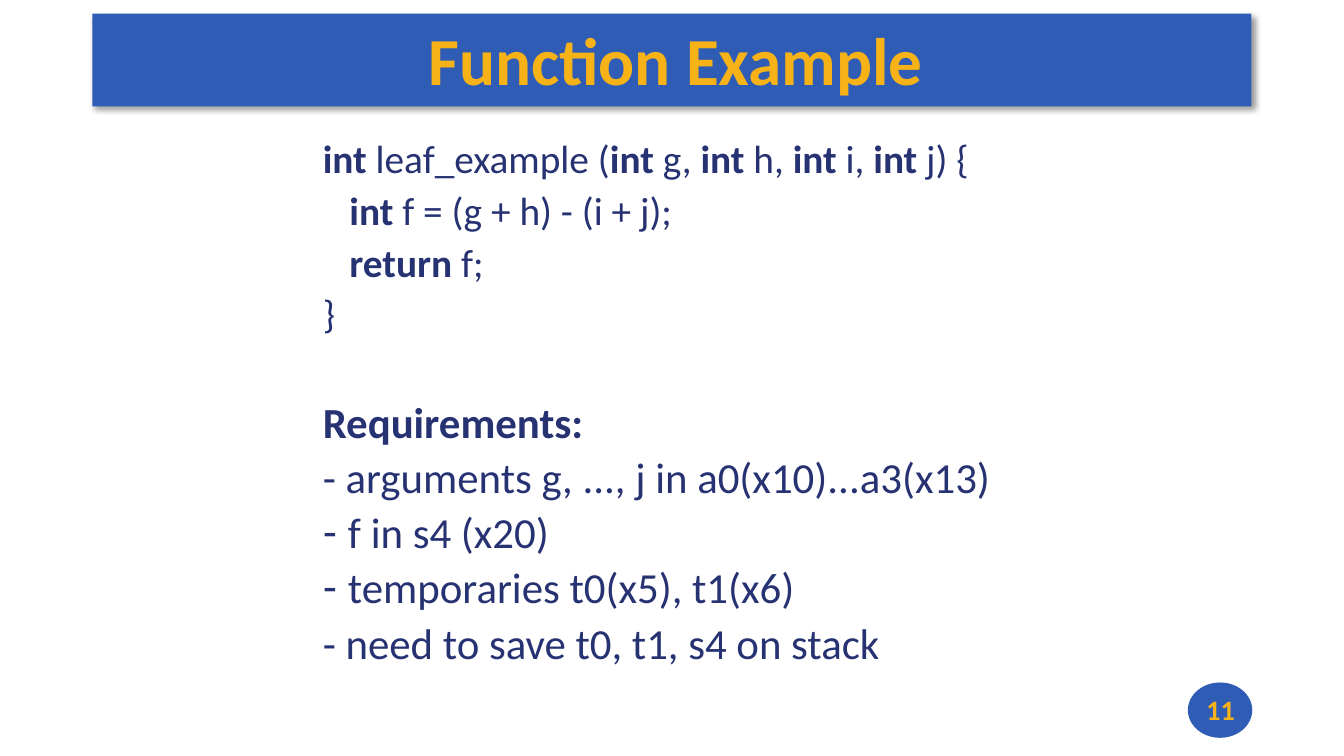
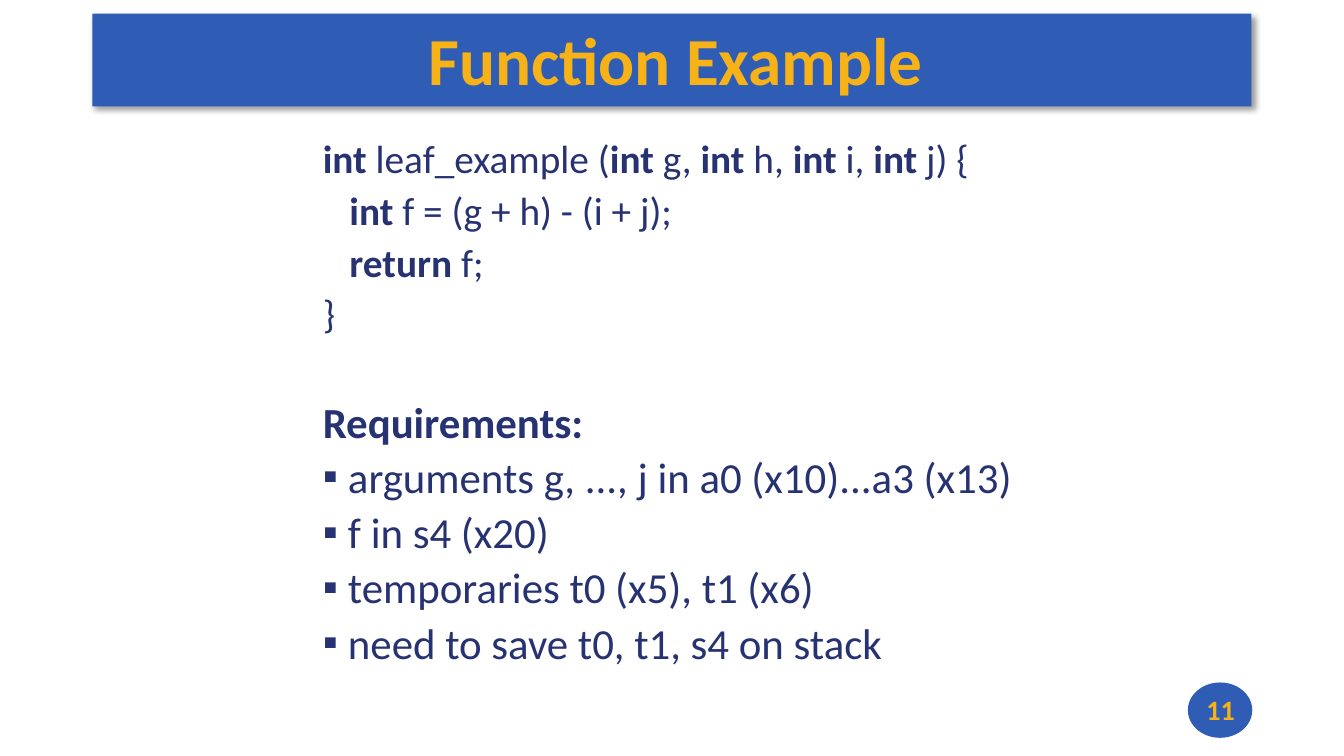
Before and after one commit to andrewt0301/hse-acos-course, a slide deck: slide 11 of docs/part1ca/06_CallStack/CA_Lecture_06.pptx. Drawn at 1344x756 pixels with LibreOffice and Linux fonts; fonts in the diff are those of the drawing. Boxes give left, top, right and bottom in pixels: in the first picture for what was removed or moved away, otherwise in the second. Text is boxed around its words. In the diff, an @@ line names an element or a change of style, - is before the commit and + after.

```diff
--- a/docs/part1ca/06_CallStack/CA_Lecture_06.pptx
+++ b/docs/part1ca/06_CallStack/CA_Lecture_06.pptx
@@ text at box(348, 462, 1012, 501): text changed @@
-- arguments g, ..., j in a0(x10)...a3(x13)
+▪ arguments g, ..., j in a0 (x10)...a3 (x13)
@@ text at box(348, 572, 882, 665): text changed @@
-– temporaries t0(x5), t1(x6)
-- need to save t0, t1, s4 on stack
+▪ temporaries t0 (x5), t1 (x6)
+▪ need to save t0, t1, s4 on stack
```
Also in this commit, not shown: 1 other slide changed, 1 other file.
